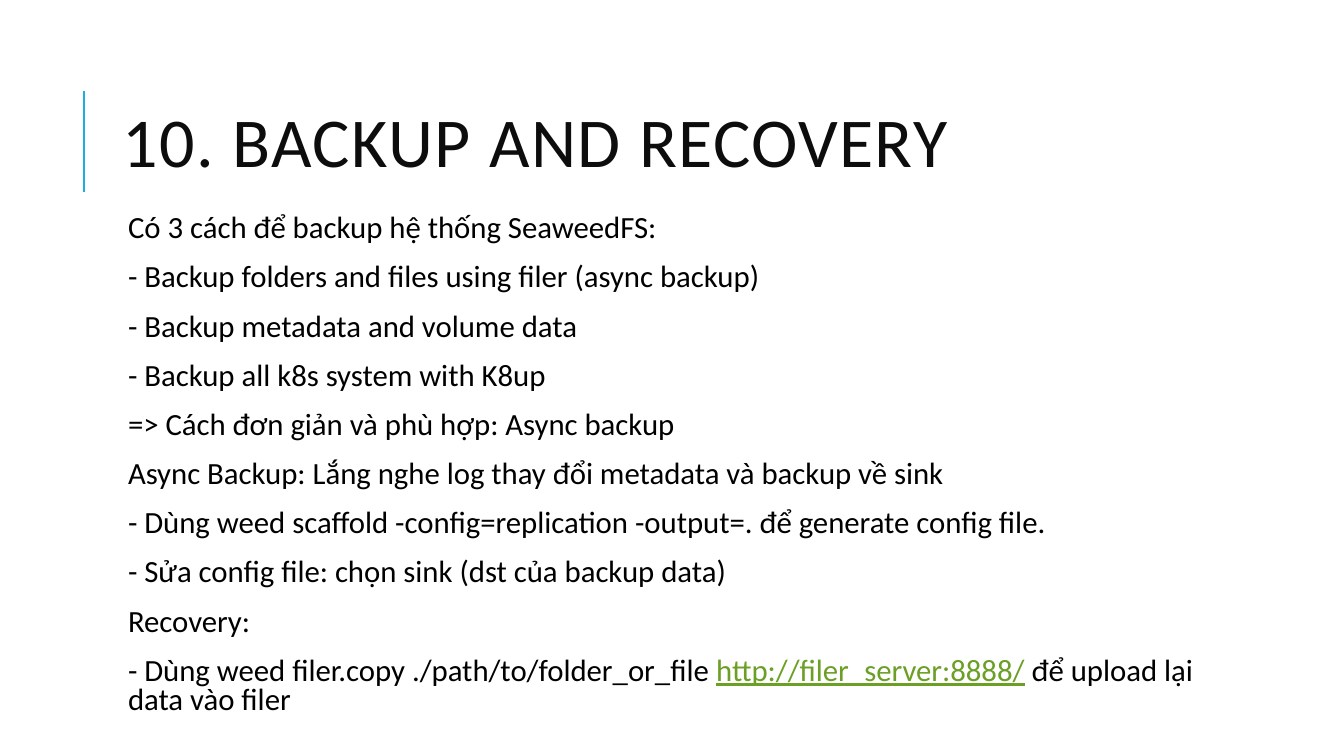
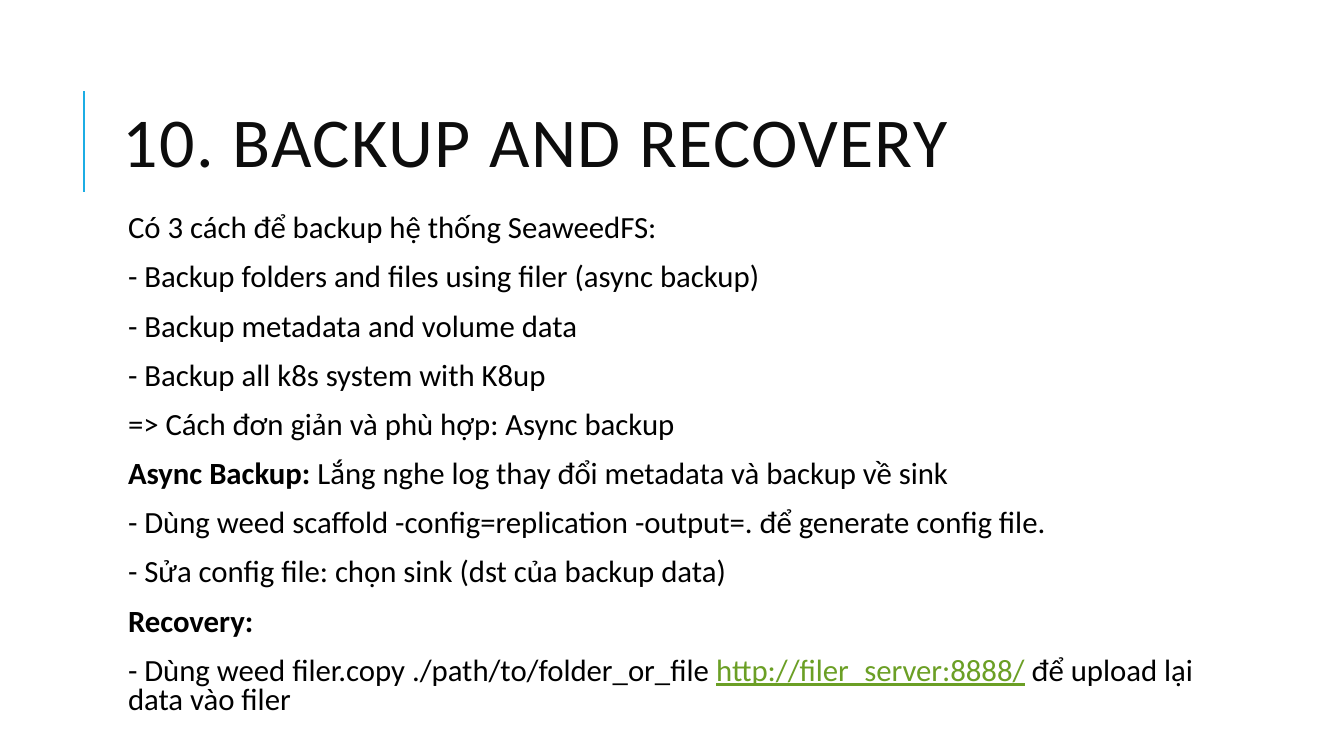
Before and after one commit to chi-org/seaweedfs-test, a slide deck: slide 20 of SeaweedFS_2.pptx. Drawn at 1344x756 pixels with LibreOffice and Linux fonts; fonts in the diff are those of the drawing. Boxes give left, top, right and bottom in pixels: in the first picture for what was removed or moved away, otherwise in the second. Text is boxed around its words. In the diff, an @@ line names an element or a change of style, - is before the commit and + after.

Commit message:
fix: modify text

```diff
--- a/SeaweedFS_2.pptx
+++ b/SeaweedFS_2.pptx
@@ text at (128, 459, 948, 637): bold on in "Async Backup:", "Recovery:" @@
```
Also in this commit, not shown: 1 other slide changed.
